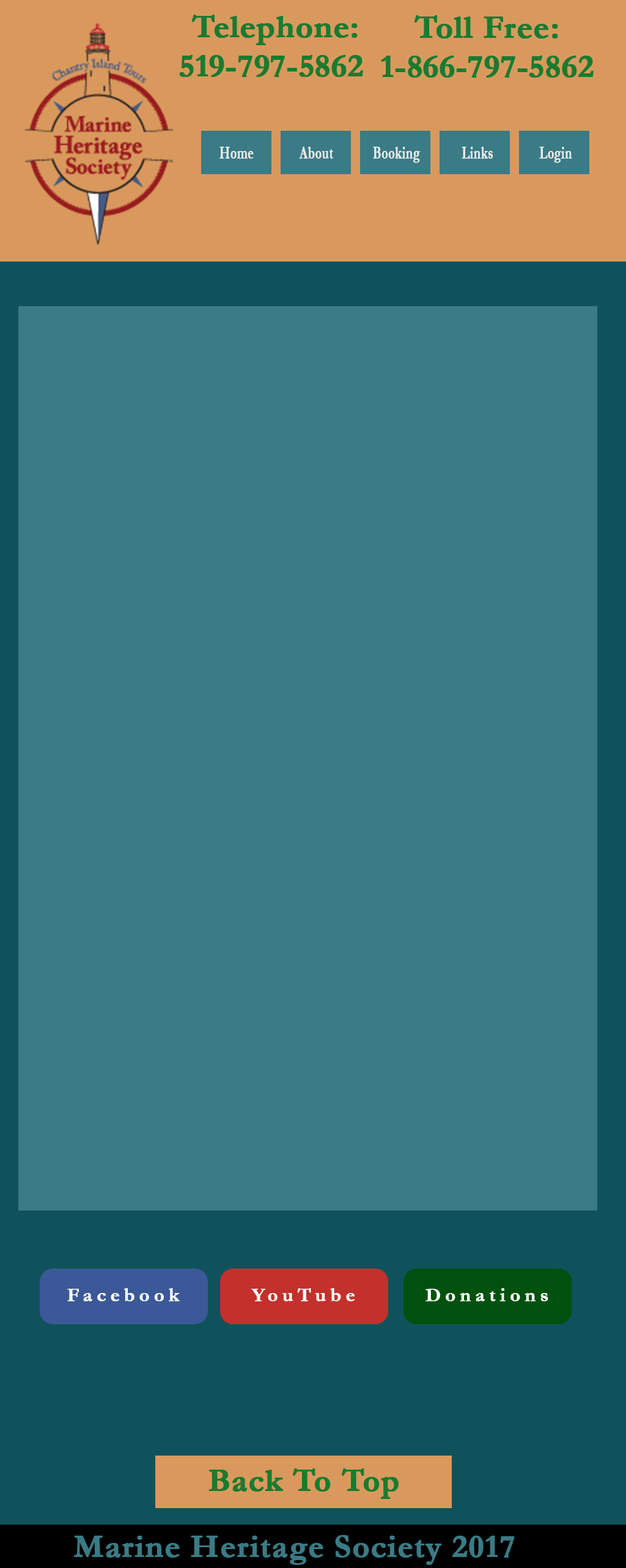
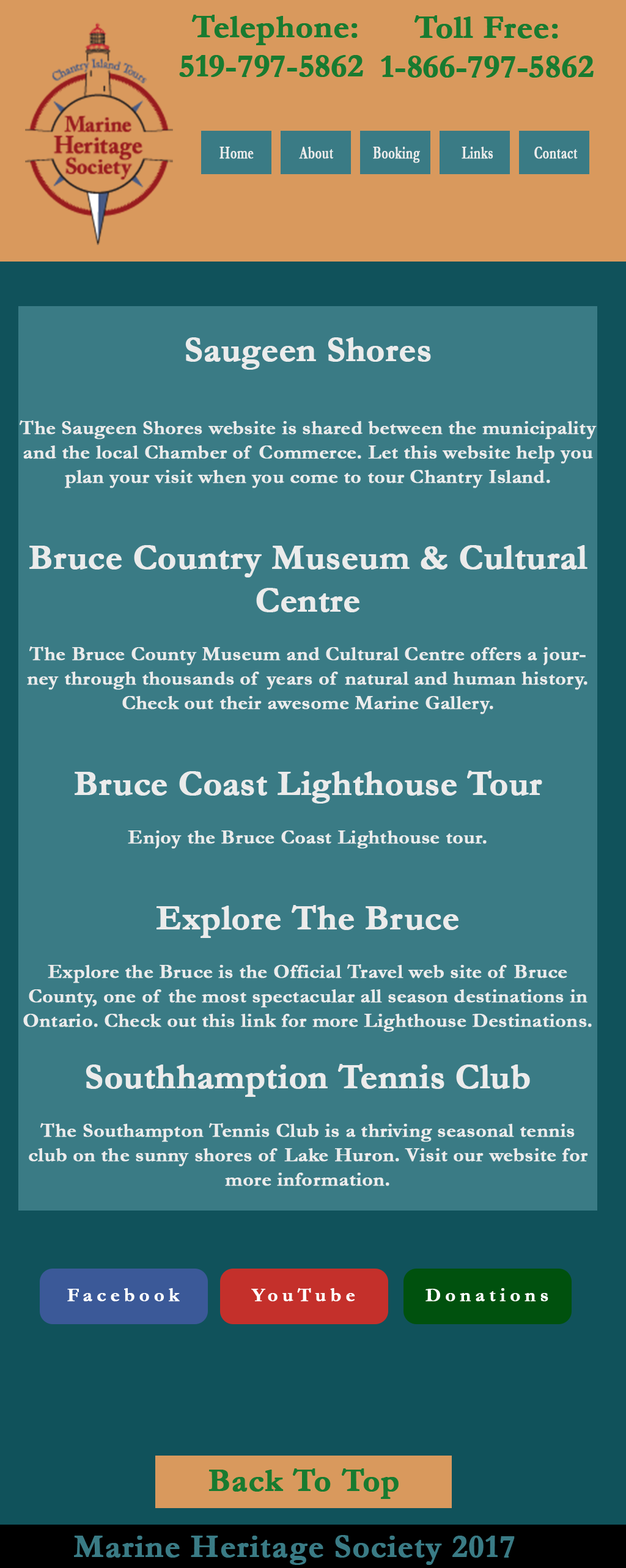
Layers edited between the first and the second 626px x 1568px image:
added layer "LinkContent" in group "Links" over (x1=19, y1=337, x2=597, y2=1187)
renamed "Login" to "Contact", painted on it over (x1=534, y1=146, x2=578, y2=164)
